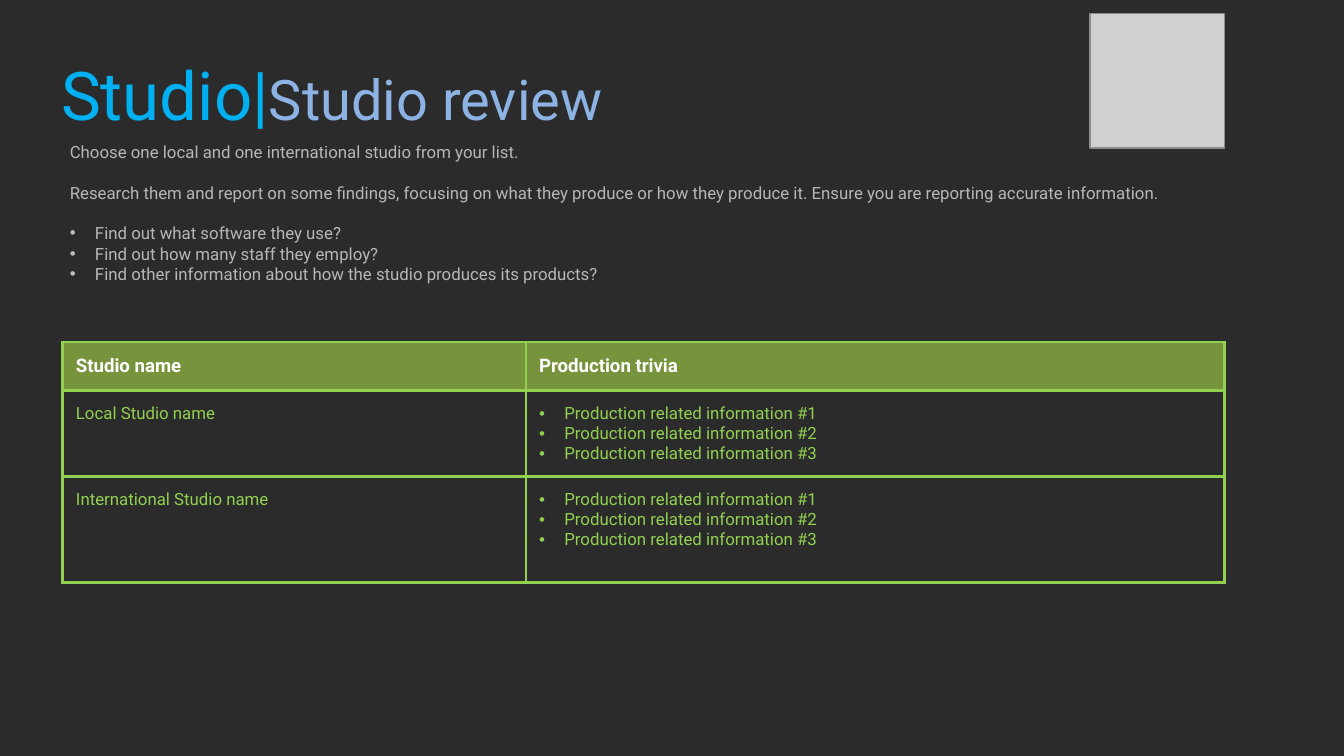
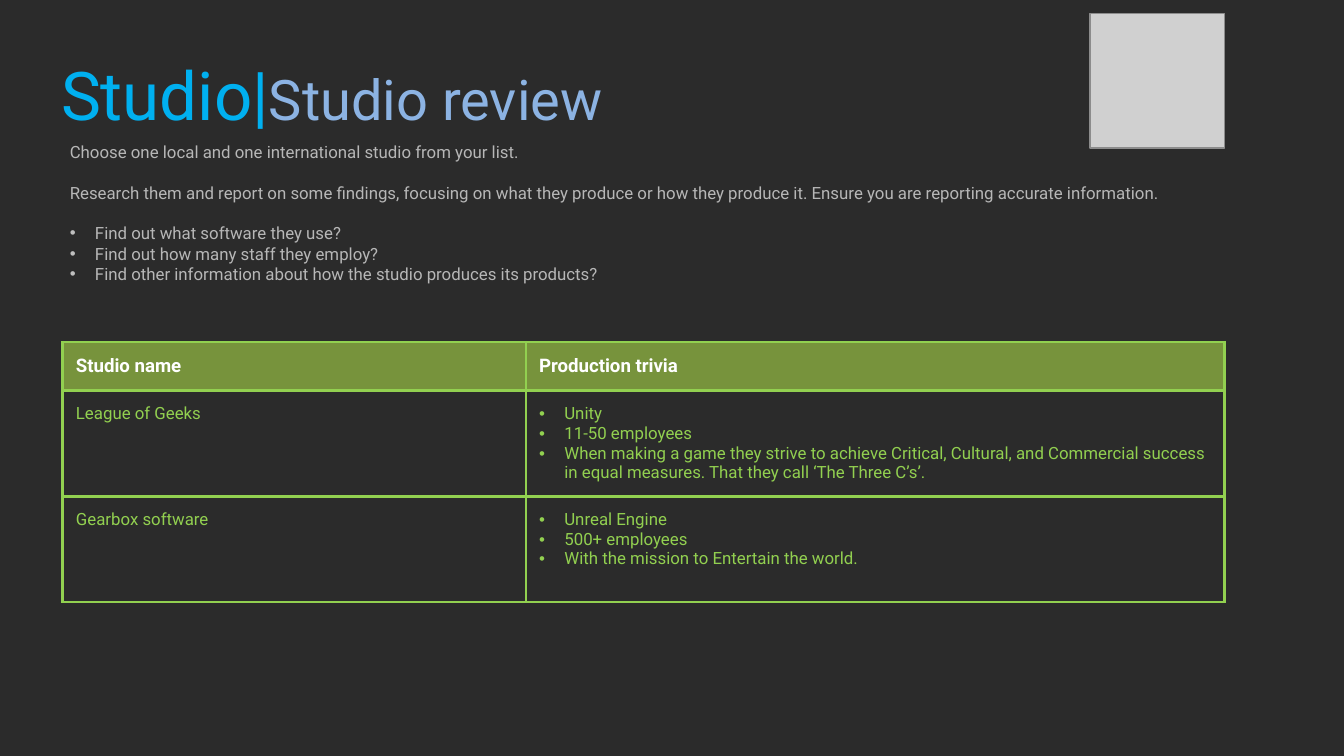
Before and after one commit to Ryszarder/ProfessionalStudies, a slide deck: slide 21 of 2021_Professional_Studies_1_BlakePeck.pptx. Drawn at 1344x756 pixels with LibreOffice and Linux fonts; fonts in the diff are those of the drawing; grey boxes stand for pictures; background and template pictures are left out; a plain dark background stands for a picture behind light text. Boxes give left, top, right and bottom in pixels: in the first picture for what was removed or moved away, otherwise in the second. Text is boxed around its words. In the diff, an @@ line names an element or a change of style, - is before the commit and + after.

Commit message:
from page 20 - 26 are completed

```diff
--- a/2021_Professional_Studies_1_BlakePeck.pptx
+++ b/2021_Professional_Studies_1_BlakePeck.pptx
@@ table at [63,343,1226,607] @@
-row 2, column 1: Local Studio name
+row 2, column 1: League of Geeks
-row 2, column 2: Production related information #1 / Production related information #2 / Production related information #3
+row 2, column 2: Unity / 11-50 employees / When making a game they strive to achieve Critical, Cultural, and Commercial success in equal measures. That they call ‘The Three C’s’.
-row 3, column 1: International Studio name
+row 3, column 1: Gearbox software
-row 3, column 2: Production related information #1 / Production related information #2 / Production related information #3
+row 3, column 2: Unreal Engine / 500+ employees / With the mission to Entertain the world.
```
Also in this commit, not shown: 5 other slides changed.
